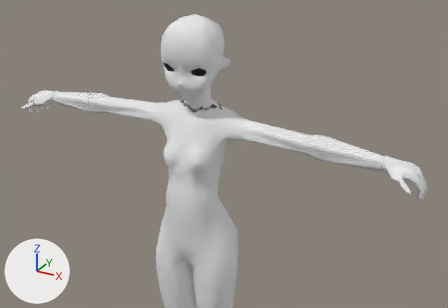
The FBX model GameBase/GameBase/assets/models/Characters/Izzy.fbx: old version first, new version second.
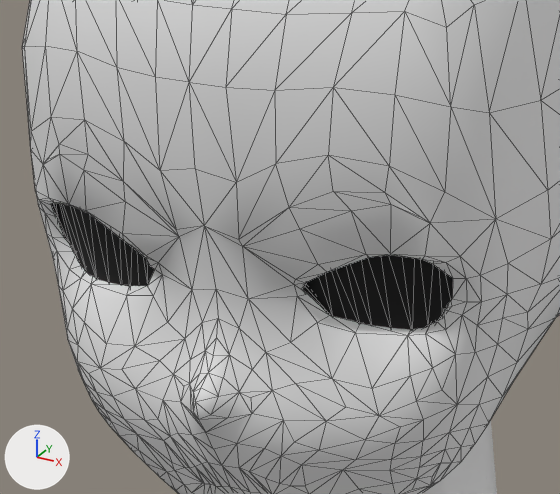
There are two pictures of each version: one whole from a 50 mm camera at (0.591, -0.957, 1.3) aimed at (0.082, -0.03, 0.837), one close up on the part from 35% to 49% of the width and 13% to 30% of the height. Lighting does not change. The marker at lower left points along +X, +Y and +Z. The close-ups show mesh edges as thin lines. Where no turn or scale is listed for an object, it has been applied to the vertices. Vertices at the same position are counted once.

Names of what the first close-up shows: 'Body', 'Eyes', 'Head'.
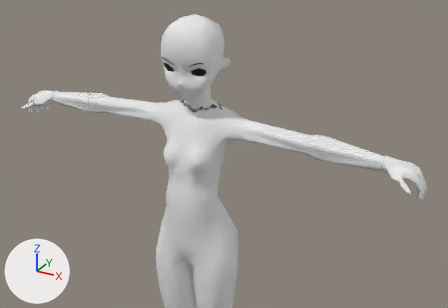
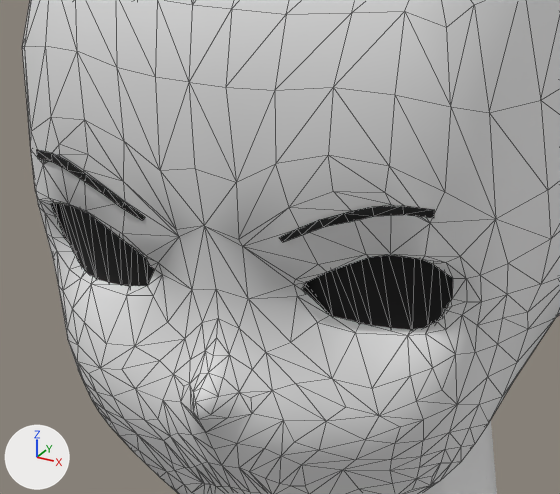
Boxes (x1, y1, x2, y2) around the edits, measured in the close-ups (560 x 494 px):
```json
{"part": 1, "of": "me_eyebrows", "change": "added", "after": [36, 150, 145, 221], "on screen": "black"}
{"part": 2, "of": "me_eyebrows", "change": "added", "after": [280, 206, 434, 242], "on screen": "black"}
```

The change, as JSON lines over the scene's bpy script:
```json
{"block": "me_eyebrows", "where": "# used by ob_head; location = (0.0, 0.0, 0.0)"}
{"op": "remove", "block": "me_eyebrows", "code": "me_eyebrows.from_pydata(...)  # 549 vertices, 997 faces; spans x -0.059..0.059, y -0.051..0.067, z 0.925..1.081"}
{"op": "add", "block": "me_eyebrows", "code": "me_eyebrows.from_pydata(...)  # 577 vertices, 1021 faces; spans x -0.059..0.059, y -0.051..0.067, z 0.925..1.081"}
{"block": "me_eyebrows", "change": "me_eyebrows part 1: a new loose piece of 14 vertices spanning x -0.045..-0.015, y -0.043..-0.035, z 0.997..1.006, in mat_eyebrowl (picture img_eyebrowl_dds)"}
{"block": "me_eyebrows", "change": "me_eyebrows part 2: a new loose piece of 14 vertices spanning x 0.015..0.045, y -0.043..-0.035, z 0.997..1.006, in mat_eyebrowl (picture img_eyebrowl_dds)"}
```
